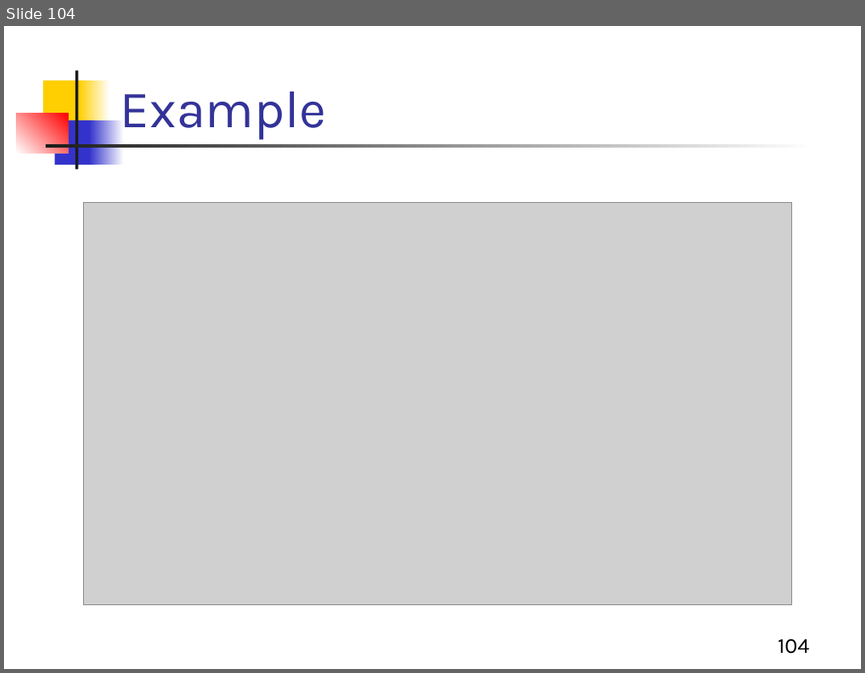
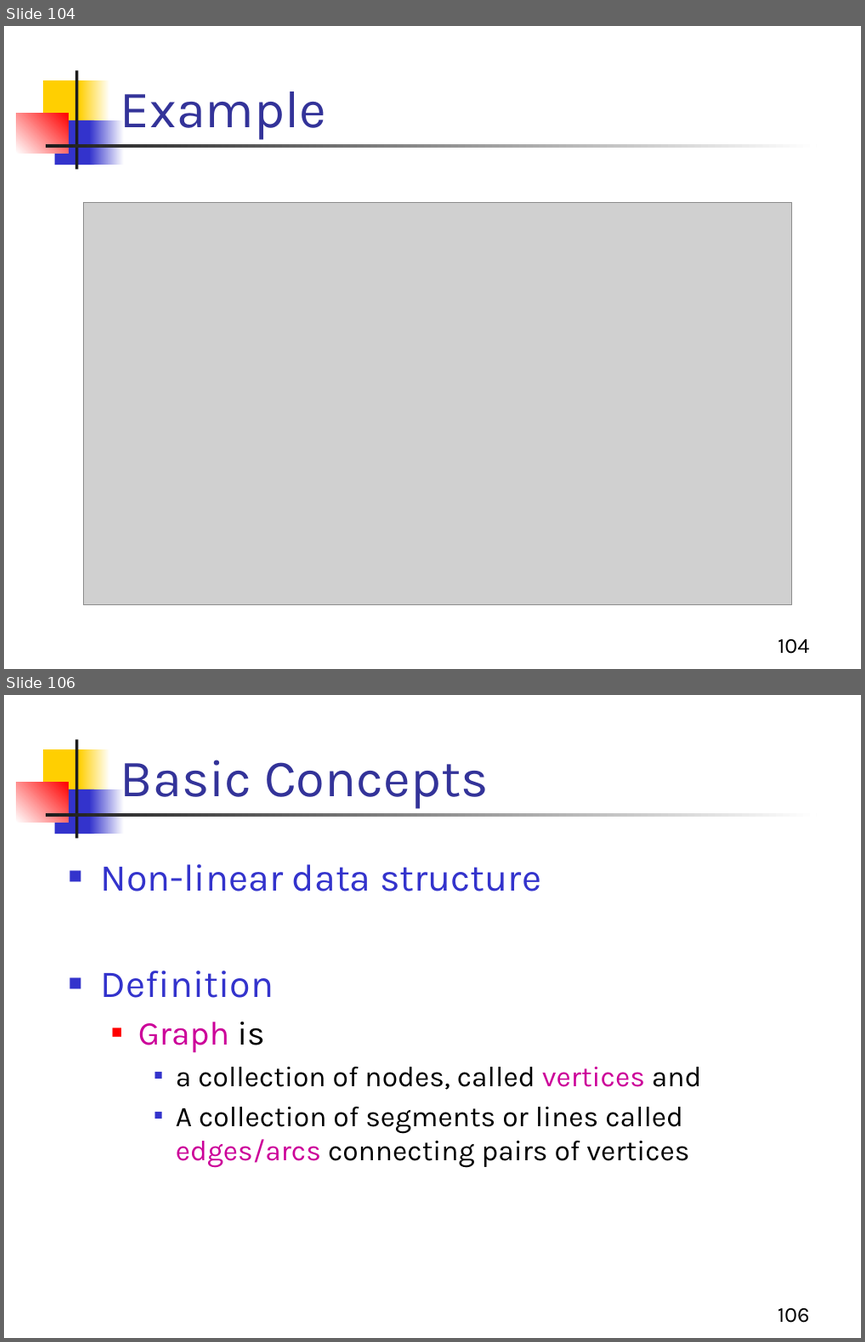
Before and after one commit to Aashishsharma/Learnings, a slide deck: DS/DS.pptx. Shown one above the other, each under a label of ours: slide 104 before the commit, slides 104 and 106 after it; the slides between them are not shown. The pictures are 865x673 and 865x1342 pixels, drawn with LibreOffice and Linux fonts; fonts in the diff are those of the drawing; grey boxes stand for pictures. Boxes give left, top, right and bottom in pixels: in the first picture for what was removed or moved away, otherwise in the second. Text is boxed around its words. In the diff, an @@ line names an element or a change of style, - is before the commit and + after.

```diff
--- a/DS/DS.pptx
+++ b/DS/DS.pptx
@@ slide 106 added at [4, 695, 861, 1338], background #FFFFFF; not listed: 7 template elements that a slide beside it also shows @@
@@ title added at [120, 760, 488, 809], 44 pt, text #333399 @@
+Basic Concepts
@@ text added at [101, 864, 702, 1168], 24 pt, text #000000 @@
+■ Non-linear data structure
+■ Definition
+  ■ Graph is
+    ■ a collection of nodes, called vertices and
+    ■ A collection of segments or lines called edges/arcs connecting pairs of vertices
@@ page number added at [778, 1308, 810, 1322], 18 pt, text #000000 @@
+106
```
Also in this commit, not shown: 1 slide changed, 89 other slides added.
